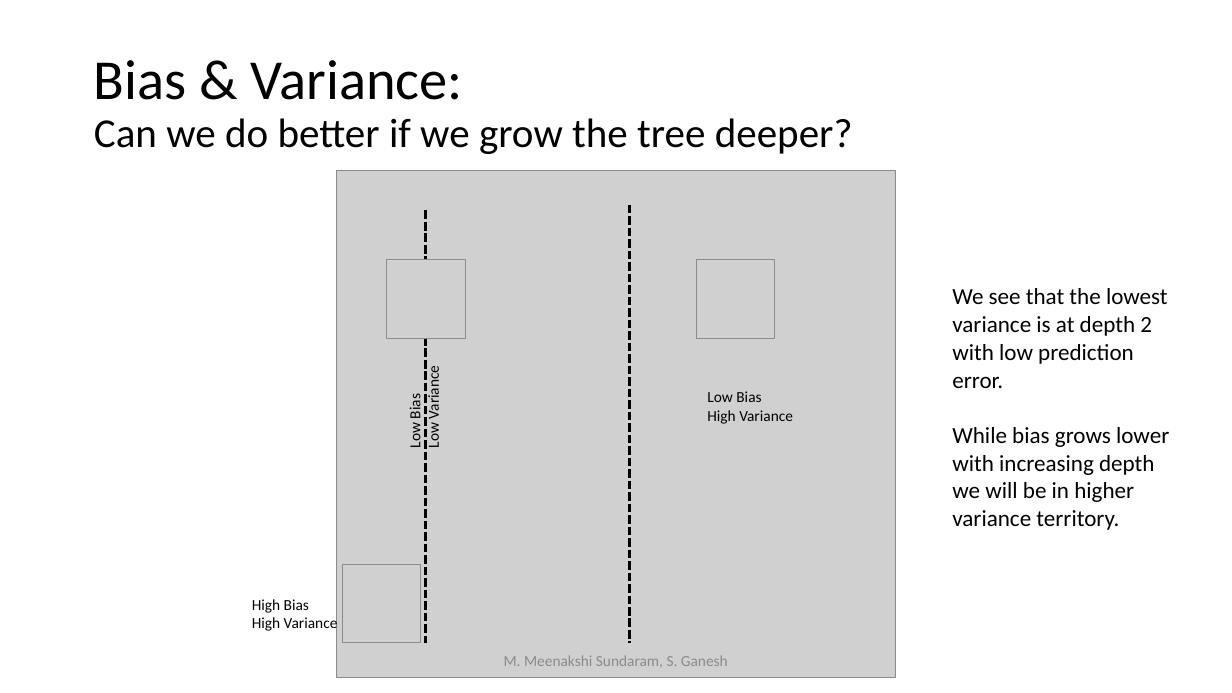
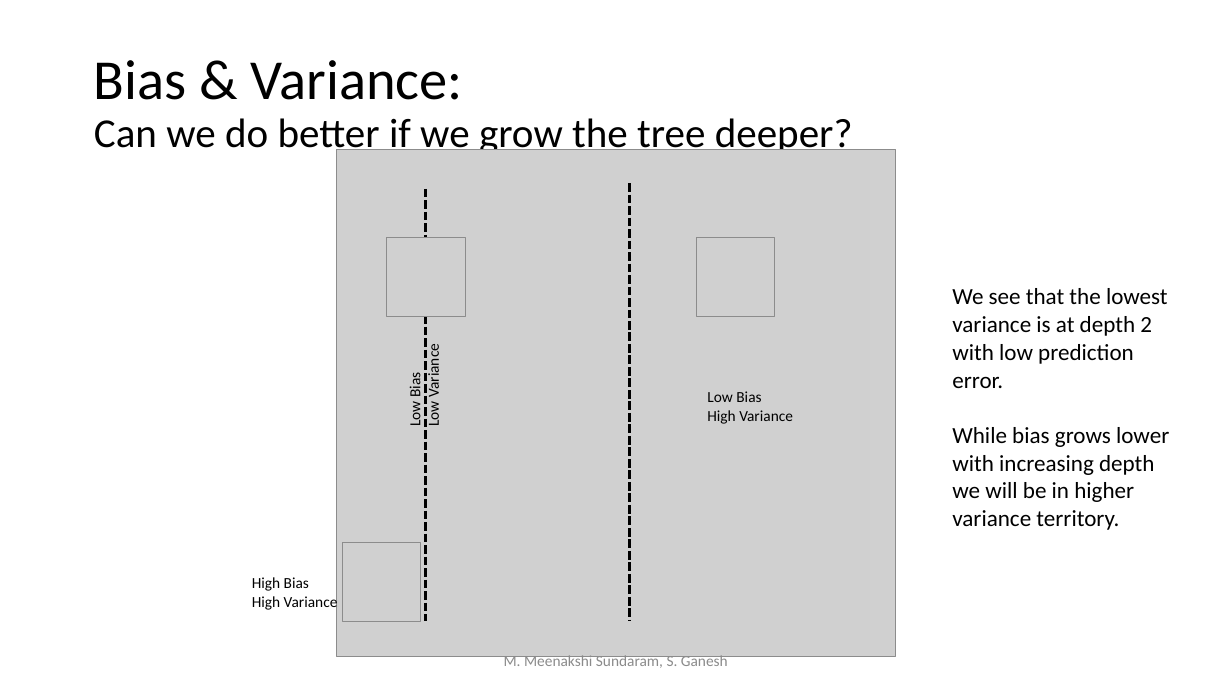
Before and after one commit to meenakshsundaram/AIML, a slide deck: slide 26 of Notes/Decision_Trees.pptx. Drawn at 1232x693 pixels with LibreOffice and Linux fonts; fonts in the diff are those of the drawing; grey boxes stand for pictures. Boxes give left, top, right and bottom in pixels: in the first picture for what was removed or moved away, otherwise in the second. Text is boxed around its words. In the diff, an @@ line names an element or a change of style, - is before the commit and + after.

```diff
--- a/Notes/Decision_Trees.pptx
+++ b/Notes/Decision_Trees.pptx
@@ 4 pictures, 2 texts, 2 lines moved together from (x1=252, y1=171, x2=897, y2=678) to (x1=252, y1=149, x2=897, y2=656) @@
```
Also in this commit, not shown: 1 other slide changed, 3 slides removed, 2 other files.
